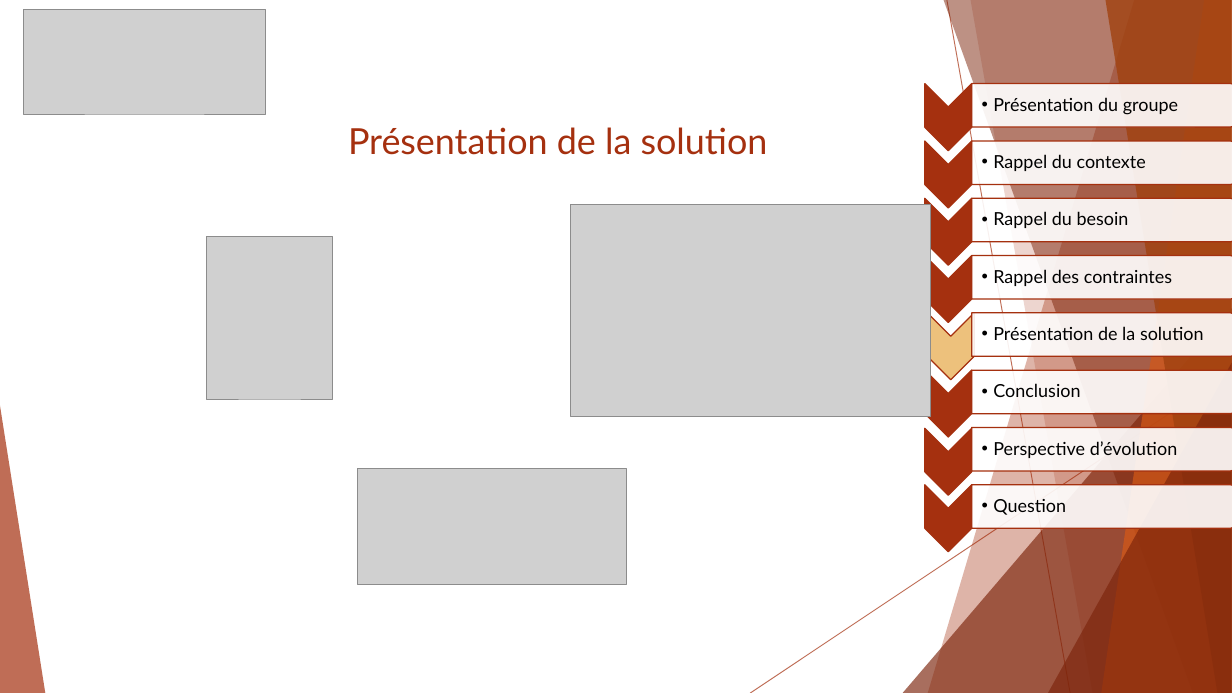
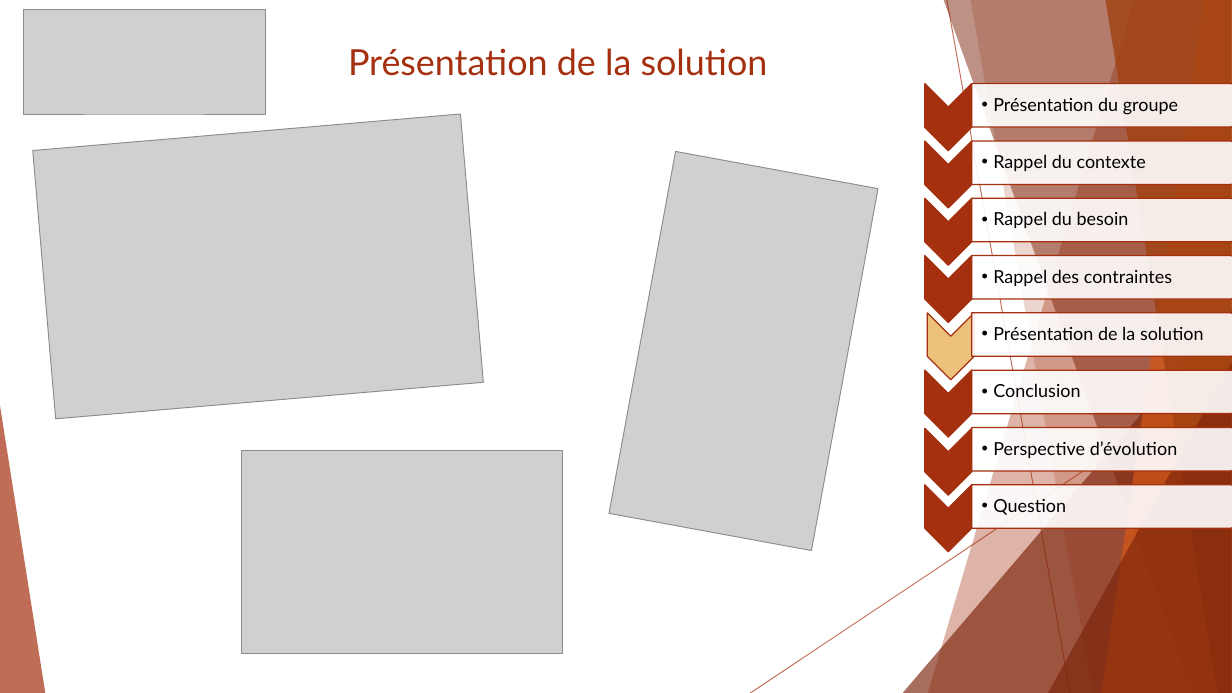
Before and after one commit to AlexandreLec/ExiaSaver, a slide deck: slide 7 of presentation/PPTExiasaver.pptx. Drawn at 1232x693 pixels with LibreOffice and Linux fonts; fonts in the diff are those of the drawing; grey boxes stand for pictures. Boxes give left, top, right and bottom in pixels: in the first picture for what was removed or moved away, otherwise in the second. Text is boxed around its words. In the diff, an @@ line names an element or a change of style, - is before the commit and + after.

```diff
--- a/presentation/PPTExiasaver.pptx
+++ b/presentation/PPTExiasaver.pptx
@@ text "Présentation de la solution": place and size @@
-text "Présentation de la solution" at [348,127,768,155]
+text "Présentation de la solution" at [348,48,768,76]
@@ picture added at [33,114,484,419] @@
@@ picture added at [609,152,878,551] @@
@@ picture removed at [570,204,931,416] @@
@@ picture removed at [207,237,333,399] @@
@@ picture added at [241,451,563,653] @@
@@ picture removed at [358,469,627,585] @@
```
Also in this commit, not shown: 7 other slides changed, 1 slide added, 1 other file.
